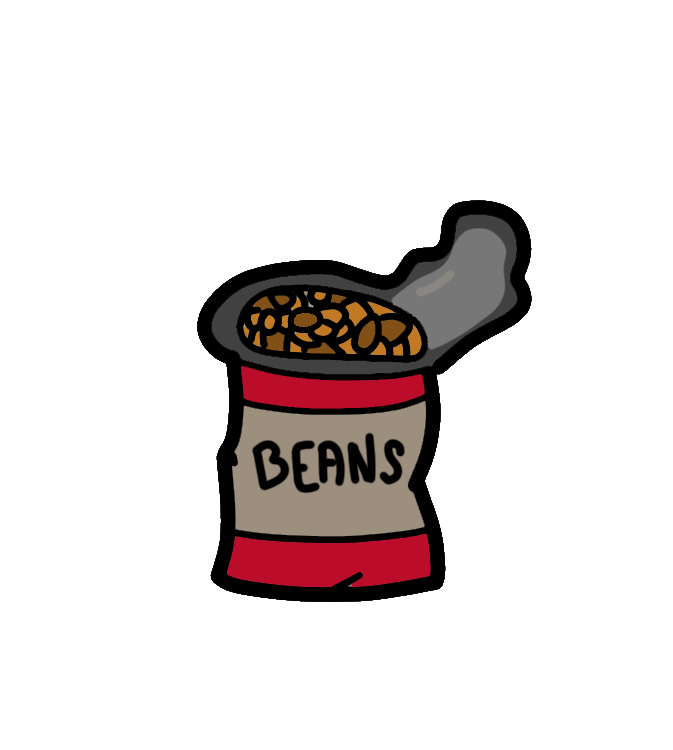
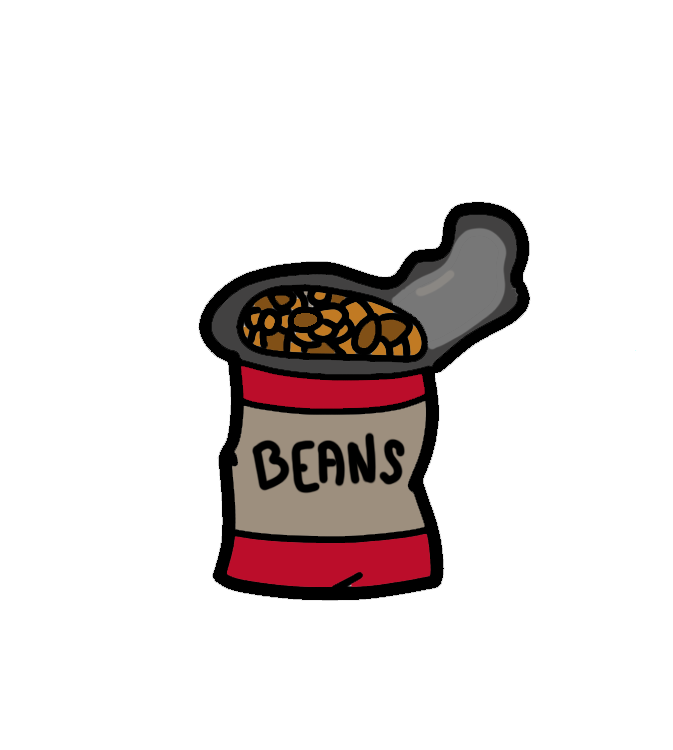
Before/after of a 673px x 750px layered artwork. What changed in the layer stack:
painted on "Layer 0" over [197, 200, 636, 602]
